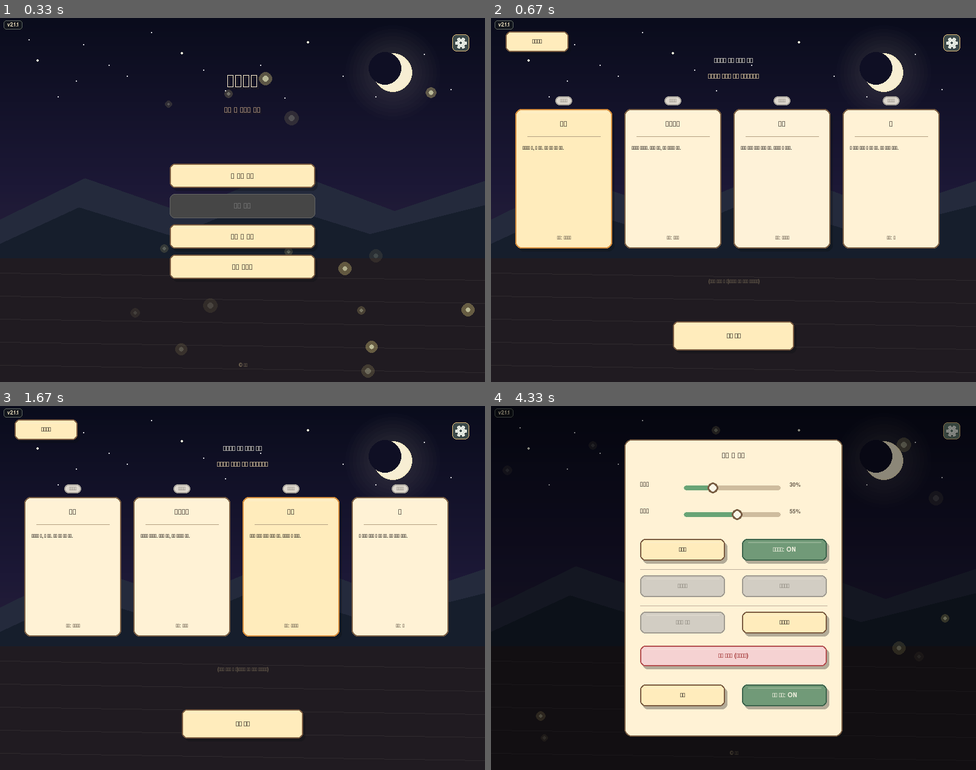
Above: before the commit, frames 1-4 (two rows, left to right).
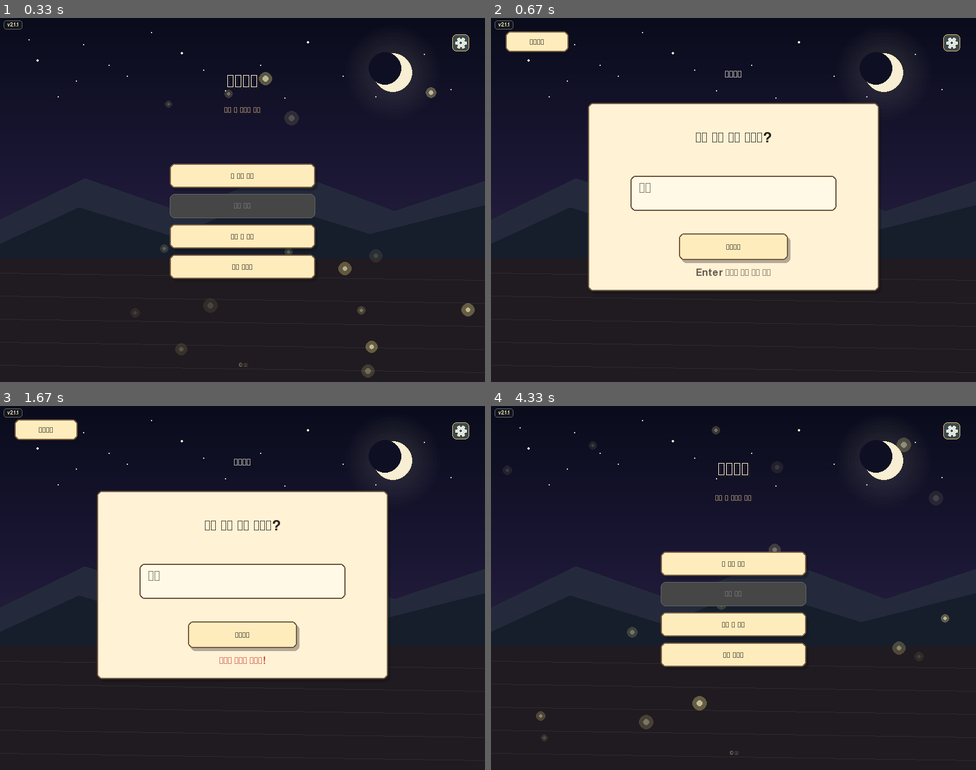
Above: after the commit, the same moments.

Repository: minulx-10/DreamFarm
Game: pygame game, started from main.py
Same seed, same stepped clock (60 frames per second), same inputs: the game is played once before the commit and once after it.
Inputs (mouse positions are in pixels of both pictures, inside the frame that each line leads up to):
- Up to frame 1 (0.33 s): no input
- Up to frame 2 (0.67 s): click (733, 174) at 0.38 s
- Up to frame 3 (1.67 s): press the mouse at (460, 431) at 0.7 s; move the mouse to (266, 504) at 0.8 s; release the mouse at (67, 577) at 0.93 s; press the mouse at (48, 427) at 1.03 s; move the mouse to (67, 475) at 1.13 s; release the mouse at (87, 518) at 1.27 s; press the mouse at (242, 635) at 1.37 s; move the mouse to (320, 547) at 1.47 s; release the mouse at (397, 464) at 1.6 s
- Up to frame 4 (4.33 s): press the mouse at (951, 431) at 1.7 s; move the mouse to (762, 551) at 1.8 s; release the mouse at (568, 668) at 1.93 s; press the mouse at (782, 624) at 2.03 s; move the mouse to (845, 617) at 2.13 s; release the mouse at (908, 613) at 2.27 s; press the mouse at (704, 660) at 2.37 s; move the mouse to (626, 638) at 2.47 s; release the mouse at (554, 617) at 2.6 s; press the mouse at (704, 660) at 2.7 s; move the mouse to (651, 635) at 2.8 s; release the mouse at (597, 609) at 2.93 s; press the mouse at (762, 606) at 4.03 s; move the mouse to (675, 547) at 4.13 s; release the mouse at (583, 486) at 4.27 s

Frame 1 is identical in both runs. In frame 2, 28% of the frame differs, in the area x 5-93%, y 5-92%; in frame 3, 33%; in frame 4, 40%, in the area x 0-100%, y 0-96%.

Commit message:
release: v2.1.1-dev.1 - optimize startup, fix save path permission, add OFL font license

Diff:
--- a/core/save_system.py
+++ b/core/save_system.py
@@ -18,11 +18,21 @@
 
 def _save_dir():
     """저장 파일을 둘 폴더.
-    - exe(PyInstaller)로 실행 중이면 exe가 있는 폴더 (임시 _MEIPASS는 종료 시 사라지므로 안 됨)
-    - 개발 중이면 core/ 폴더
+    - 스팀 출시 및 권한 문제를 방지하기 위해 사용자 AppData 폴더(Windows) 또는 홈 디렉토리를 사용합니다.
+    - 개발 중(frozen이 아닌 경우)에는 이전과 동일하게 core/ 폴더를 사용합니다.
     """
     if getattr(sys, "frozen", False):
-        return os.path.dirname(sys.executable)
+        appdata = os.environ.get('APPDATA')
+        if appdata:
+            path = os.path.join(appdata, 'MongjungNongwon')
+        else:
+            path = os.path.join(os.path.expanduser('~'), '.mongjungnongwon')
+        try:
+            os.makedirs(path, exist_ok=True)
+            return path
+        except Exception:
+            # 폴더 생성 실패 시 안전 장치로 exe 폴더 반환
+            return os.path.dirname(sys.executable)
     return os.path.dirname(__file__)
 
 
--- a/main.py
+++ b/main.py
@@ -27,65 +27,7 @@
 from scenes.father_day import FatherDayScene
 
 
-def main():
-    pygame.init()
-
-    # 윈도우 작업표시줄 아이콘 대응 —
-    # 파이썬/pygame 창은 기본적으로 작업표시줄에서 python.exe 아이콘으로 뜬다.
-    # 프로세스에 고유한 AppUserModelID를 지정하면 윈도우가 이 창을 독립 앱으로 보고
-    # set_icon()으로 넣은 아이콘을 작업표시줄에도 그대로 쓴다.
-    try:
-        import ctypes
-        ctypes.windll.shell32.SetCurrentProcessExplicitAppUserModelID("mongjung.nongwon.game")
-    except Exception:
-        pass
-
-    # 디스플레이 초기화 변수
-    is_fullscreen = False
-    current_nightmare = False
-    screen = None
-    offset_x, offset_y = 0, 0
-    target_w, target_h = 800, 600
-
-    def update_display_mode():
-        nonlocal screen, current_nightmare, is_fullscreen, offset_x, offset_y, target_w, target_h
-        current_nightmare = game_state.nightmare
-        # 창 크기는 항상 800x600. 악몽 모드에서 960x720으로 키우면 픽셀 폰트가 1.2배로
-        # 뭉개져 흐릿해졌다 → 크기는 그대로 두고 '검붉은 배경 테마'로만 악몽을 표현한다.
-        w, h = 800, 600
-
-        if is_fullscreen:
-            # (0,0) + FULLSCREEN → 모니터 native 해상도로 꽉 채운다.
-            # 그리기는 800x600 가상 버퍼에 하고 실제 창 크기로 스케일하므로 어떤 해상도든 무방하다.
-            try:
-                screen = pygame.display.set_mode((0, 0), pygame.FULLSCREEN | pygame.DOUBLEBUF)
-            except Exception:
-                try:
-                    # native 실패 시, 가상 해상도 비율 그대로 전체화면 시도
-                    screen = pygame.display.set_mode((w, h), pygame.FULLSCREEN | pygame.DOUBLEBUF)
-                except Exception:
-                    # 전체화면 모두 실패 시 창모드로 복귀 (크래시 방지)
-                    screen = pygame.display.set_mode((w, h), pygame.DOUBLEBUF)
-                    is_fullscreen = False
-        else:
-            screen = pygame.display.set_mode((w, h), pygame.DOUBLEBUF)
-
-        # 4:3 종횡비를 유지하며 화면을 스케일링하기 위한 해상도 및 검은 띠 여백 계산
-        actual_w, actual_h = screen.get_size()
-        if actual_w / actual_h > 4.0 / 3.0:
-            target_h = actual_h
-            target_w = int(actual_h * 4.0 / 3.0)
-            offset_x = (actual_w - target_w) // 2
-            offset_y = 0
-        else:
-            target_w = actual_w
-            target_h = int(actual_w * 3.0 / 4.0)
-            offset_x = 0
-            offset_y = (actual_h - target_h) // 2
-
-    update_display_mode()
-    pygame.display.set_caption("몽중농원")
-
+def setup_window_icon():
     # 윈도우 창 아이콘 설정 (exe로 묶였을 때도 찾도록 resource_path 사용)
     try:
         from core.assets import resource_path
@@ -107,8 +49,71 @@
             # 피하려고 미리 256px로 다듬어 넘긴다.
             icon_surf = pygame.transform.smoothscale(canvas, (256, 256))
             pygame.display.set_icon(icon_surf)
-    except Exception as e:
+    except Exception:
         pass
+
+
+def main():
+    pygame.init()
+
+    # 윈도우 작업표시줄 아이콘 대응 —
+    # 파이썬/pygame 창은 기본적으로 작업표시줄에서 python.exe 아이콘으로 뜬다.
+    # 프로세스에 고유한 AppUserModelID를 지정하면 윈도우가 이 창을 독립 앱으로 보고
+    # set_icon()으로 넣은 아이콘을 작업표시줄에도 그대로 쓴다.
+    try:
+        import ctypes
+        ctypes.windll.shell32.SetCurrentProcessExplicitAppUserModelID("mongjung.nongwon.game")
+    except Exception:
+        pass
+
+    # 디스플레이 초기화 변수
+    is_fullscreen = False
+    current_nightmare = False
+    screen = None
+    offset_x, offset_y = 0, 0
+    target_w, target_h = 800, 600
+
+    def update_display_mode():
+        nonlocal screen, current_nightmare, is_fullscreen, offset_x, offset_y, target_w, target_h
+        current_nightmare = game_state.nightmare
+        # 창 크기는 항상 800x600. 악몽 모드에서 960x720으로 키우면 픽셀 폰트가 1.2배로
+        # 뭉개져 흐릿해졌다 → 크기는 그대로 두고 '검붉은 배경 테마'로만 악몽을 표현한다.
+        w, h = 800, 600
+
+        if is_fullscreen:
+            # (0,0) + FULLSCREEN → 모니터 native 해상도로 꽉 채운다.
+            # 그리기는 800x600 가상 버퍼에 하고 실제 창 크기로 스케일하므로 어떤 해상도든 무방하다.
+            try:
+                screen = pygame.display.set_mode((0, 0), pygame.FULLSCREEN | pygame.DOUBLEBUF)
+            except Exception:
+                try:
+                    # native 실패 시, 가상 해상도 비율 그대로 전체화면 시도
+                    screen = pygame.display.set_mode((w, h), pygame.FULLSCREEN | pygame.DOUBLEBUF)
+                except Exception:
+                    # 전체화면 모두 실패 시 창모드로 복귀 (크래시 방지)
+                    screen = pygame.display.set_mode((w, h), pygame.DOUBLEBUF)
+                    is_fullscreen = False
+        else:
+            screen = pygame.display.set_mode((w, h), pygame.DOUBLEBUF)
+
+        # 4:3 종횡비를 유지하며 화면을 스케일링하기 위한 해상도 및 검은 띠 여백 계산
+        actual_w, actual_h = screen.get_size()
+        if actual_w / actual_h > 4.0 / 3.0:
+            target_h = actual_h
+            target_w = int(actual_h * 4.0 / 3.0)
+            offset_x = (actual_w - target_w) // 2
+            offset_y = 0
+        else:
+            target_w = actual_w
+            target_h = int(actual_w * 3.0 / 4.0)
+            offset_x = 0
+            offset_y = (actual_h - target_h) // 2
+
+    update_display_mode()
+    pygame.display.set_caption("몽중농원")
+
+    # 윈도우 창 아이콘 설정
+    setup_window_icon()
 
     clock = pygame.time.Clock()
 
@@ -122,13 +127,17 @@
     # 가상 화면 800x600 버퍼 생성
     virtual_screen = pygame.Surface((800, 600))
 
-    # 마우스 좌표 역계산(역배율 스케일링)을 위한 get_pos 재정의 (종횡비 보정 반영)
+    # 마우스 좌표 역계산(역배율 스케일링)을 위한 변환 함수 및 get_pos 재정의 (종횡비 보정 반영)
+    def to_virtual_pos(pos):
+        mx = pos[0] - offset_x
+        my = pos[1] - offset_y
+        vx = int(mx * 800.0 / target_w)
+        vy = int(my * 600.0 / target_h)
+        return max(0, min(799, vx)), max(0, min(599, vy))
+
     orig_get_pos = pygame.mouse.get_pos
     def mapped_get_pos():
-        ax, ay = orig_get_pos()
-        vx = int((ax - offset_x) * 800.0 / target_w)
-        vy = int((ay - offset_y) * 600.0 / target_h)
-        return (max(0, min(799, vx)), max(0, min(599, vy)))
+        return to_virtual_pos(orig_get_pos())
     pygame.mouse.get_pos = mapped_get_pos
 
     BGM_BY_SCENE = {
@@ -167,7 +176,11 @@
         "stage4", "star_connect", "ending",
     }
 
-    scenes = {name: factory() for name, factory in SCENE_FACTORIES.items()}
+    # 씬 지연 초기화 (Lazy Initialization) 적용
+    scenes = {}
+    current_key = game_state.current_scene
+    scenes[current_key] = SCENE_FACTORIES[current_key]()
+    current_scene_obj = scenes[current_key]
 
     settings_overlay = SettingsOverlay()
     from core.quit_overlay import QuitOverlay
@@ -175,9 +188,6 @@
     from core.dev_overlay import DevOverlay
     dev_overlay = DevOverlay()   # F9로 여는 개발자/테스트 모드
 
-    current_key = game_state.current_scene
-    current_scene_obj = scenes[current_key]
-
     while game_state.running:
         dt = clock.tick(60) / 1000.0
         game_state.play_time += dt
@@ -191,7 +201,7 @@
         if target_scene != current_key:
             if target_scene == "intro":
                 scenes["farm"] = SCENE_FACTORIES["farm"]()
-            if target_scene in FRESH_ON_ENTER:
+            if target_scene in FRESH_ON_ENTER or target_scene not in scenes:
                 scenes[target_scene] = SCENE_FACTORIES[target_scene]()
             current_scene_obj = scenes[target_scene]
             current_key = target_scene
@@ -207,6 +217,8 @@
             from core import save_system
             data = save_system.load_slot()
             if data:
+                if "farm" not in scenes:
+                    scenes["farm"] = SCENE_FACTORIES["farm"]()
                 save_system.restore(data, scenes["farm"])
                 game_state.current_scene = "farm"
                 current_scene_obj = scenes["farm"]
@@ -247,21 +259,11 @@
 
             # 마우스 입력 좌표 역배율 보정 (레터박스/필러박스 여백 감산 및 가변 배율 적용)
             if event.type in (pygame.MOUSEBUTTONDOWN, pygame.MOUSEBUTTONUP):
-                mx = event.pos[0] - offset_x
-                my = event.pos[1] - offset_y
-                vx = int(mx * 800.0 / target_w)
-                vy = int(my * 600.0 / target_h)
-                vx = max(0, min(799, vx))
-                vy = max(0, min(599, vy))
+                vx, vy = to_virtual_pos(event.pos)
                 mapped_event = pygame.event.Event(event.type, pos=(vx, vy), button=event.button)
                 mapped_events.append(mapped_event)
             elif event.type == pygame.MOUSEMOTION:
-                mx = event.pos[0] - offset_x
-                my = event.pos[1] - offset_y
-                vx = int(mx * 800.0 / target_w)
-                vy = int(my * 600.0 / target_h)
-                vx = max(0, min(799, vx))
-                vy = max(0, min(599, vy))
+                vx, vy = to_virtual_pos(event.pos)
                 vrx = int(event.rel[0] * 800.0 / target_w)
                 vry = int(event.rel[1] * 600.0 / target_h)
                 mapped_event = pygame.event.Event(event.type, pos=(vx, vy), rel=(vrx, vry), buttons=event.buttons)
--- a/scenes/ending.py
+++ b/scenes/ending.py
@@ -238,6 +238,19 @@
             for item in game_state.choice_impacts:
                 lines.append(item["title"])
                 lines.append(item["impact"])
+
+        lines.extend([
+            "",
+            "---------------------------------------",
+            "",
+            "기획 / 개발",
+            "삼광 (Samgwang)",
+            "",
+            "사용 폰트",
+            "갈무리11 (Galmuri11) - 제작자 달고나(Dalgona) 배포",
+            "Copyright (c) 2019-2025 Lee Minseo",
+            "(SIL Open Font License 1.1)",
+        ])
 
         return lines
 
@@ -872,7 +885,7 @@
                 continue
 
             is_title = line == "몽중농원"
-            is_section = line in ("이번 꿈에서 남은 기록", "남겨진 일들", "이어진 일들")
+            is_section = line in ("이번 꿈에서 남은 기록", "남겨진 일들", "이어진 일들", "기획 / 개발", "사용 폰트")
             is_narrator = line == "«어둠 속의 목소리»"
 
             if is_narrator:
Not shown, changed: README.md
Not shown, changed: CHANGELOG.md
Not shown, changed: HANDOFF.md
Not shown, added: LICENSE
